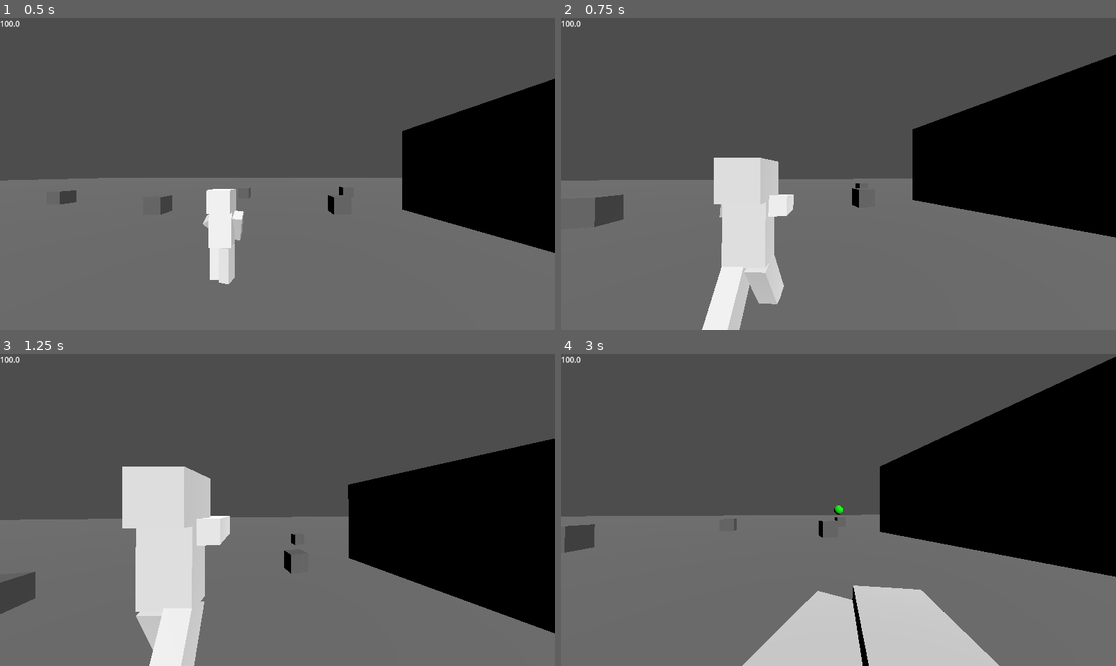
Above: before the commit, frames 1-4 (two rows, left to right).
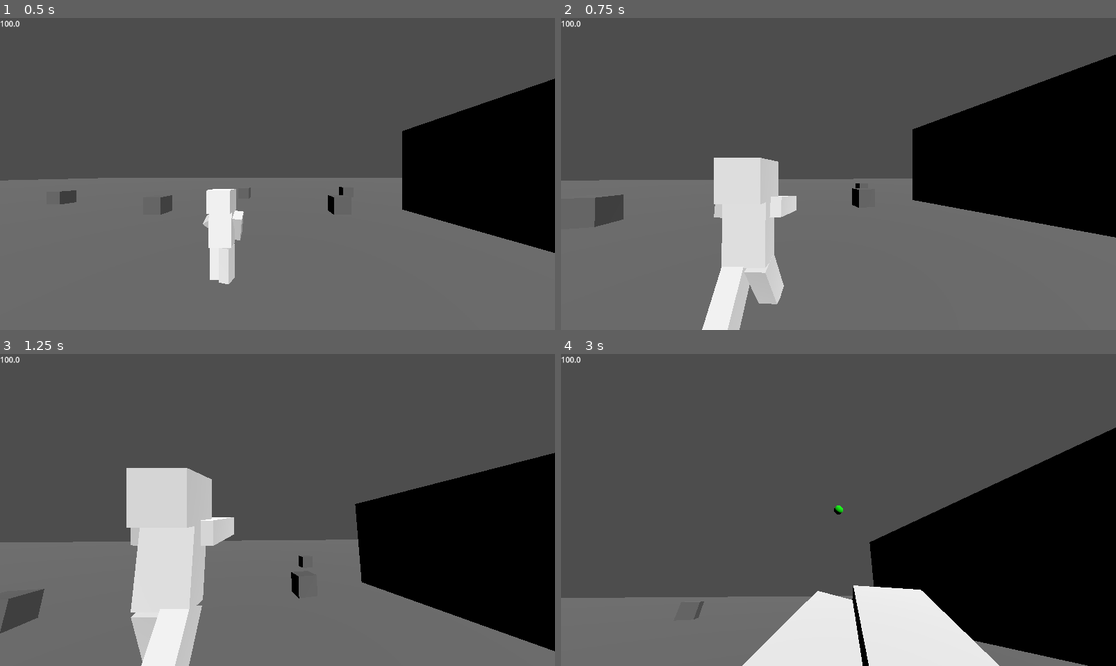
Above: after the commit, the same moments.

Repository: GustLSant/godot-game-componentes
Game: Godot game, scene res://Main.tscn
The game is run twice, just before and just after one commit, with the same random seed, the same clock (stepped at 60 frames per second) and the same inputs.
Inputs (mouse positions are in pixels of both pictures, inside the frame that each line leads up to):
- Up to frame 1 (0.5 s): no input
- Up to frame 2 (0.75 s): tap Enter at 0.5 s; move the mouse to (866, 174) at 0.52 s; hold D (MoveRight) from 0.53 s (still down); hold Right mouse button (Aim) from 0.53 s (still down)
- Up to frame 3 (1.25 s): keep holding D (MoveRight); keep holding Right mouse button (Aim); tap Space (Jump) at 0.77 s; click (305, 510) at 0.8 s
- Up to frame 4 (3 s): move the mouse to (810, 510) at 1.27 s; release D (MoveRight) at 1.28 s; release Right mouse button (Aim) at 1.28 s; hold S (MoveBackwards) 1.28-2.03 s; click (810, 510) at 1.35 s; tap Space (Jump) at 1.52 s; right-click (810, 510) at 1.55 s; move the mouse to (849, 503) at 2.02 s; hold Right mouse button (Aim) 2.03-2.78 s; hold D (MoveRight) from 2.03 s (still down); click (849, 503) at 2.3 s; move the mouse to (832, 516) at 2.77 s; tap V (ChangeCameraMode) at 2.85 s

Frame 1 is identical in both runs. In frame 2, 0.2% of the frame differs, in the area x 27-43%, y 56-65%; in frame 3, 10%; in frame 4, 42%, in the area x 0-100%, y 0-100%.

Commit message:
added recoil to TPS camera

Diff:
--- a/Components/TpsFpsPlayer/Player.tscn
+++ b/Components/TpsFpsPlayer/Player.tscn
@@ -58,6 +58,11 @@
 blend_shape_mode = 0
 shadow_mesh = SubResource("ArrayMesh_0c6xt")
 
+[sub_resource type="Curve" id="Curve_onxb3"]
+_data = [Vector2(0, 0), 0.0, 0.0, 0, 0, Vector2(0.8, 1), 0.0, 0.0, 0, 0, Vector2(1, 0), 0.0, 0.0, 0, 0]
+point_count = 3
+metadata/_snap_enabled = true
+
 [sub_resource type="AnimationNodeAdd2" id="AnimationNodeAdd2_2flhk"]
 filter_enabled = true
 filters = ["origin/Skeleton3D:arm.left", "origin/Skeleton3D:arm.right", "origin/Skeleton3D:shoulders"]
@@ -72,6 +77,9 @@
 
 [sub_resource type="AnimationNodeAnimation" id="AnimationNodeAnimation_3l7hy"]
 animation = &"Walking"
+
+[sub_resource type="AnimationNodeAnimation" id="AnimationNodeAnimation_3b5n1"]
+animation = &"ShotRecoil"
 
 [sub_resource type="AnimationNodeAnimation" id="AnimationNodeAnimation_s8ee0"]
 animation = &"Idle"
@@ -132,17 +140,24 @@
 
 [sub_resource type="AnimationNodeBlend2" id="AnimationNodeBlend2_dkwnh"]
 filter_enabled = true
-filters = ["origin/Skeleton3D:body", "origin/Skeleton3D:head", "origin/Skeleton3D:shoulders"]
+filters = ["origin/Skeleton3D:arm.left", "origin/Skeleton3D:arm.right", "origin/Skeleton3D:body", "origin/Skeleton3D:head", "origin/Skeleton3D:pivot_recoil", "origin/Skeleton3D:shoulders"]
 
 [sub_resource type="AnimationNodeBlend2" id="AnimationNodeBlend2_3b5n1"]
 
 [sub_resource type="AnimationNodeBlend2" id="AnimationNodeBlend2_1bcx0"]
 
+[sub_resource type="AnimationNodeOneShot" id="AnimationNodeOneShot_onxb3"]
+filter_enabled = true
+filters = ["origin/Skeleton3D:pivot_recoil"]
+
+[sub_resource type="AnimationNodeTimeScale" id="AnimationNodeTimeScale_0rf3i"]
+
 [sub_resource type="AnimationNodeTimeScale" id="AnimationNodeTimeScale_onxb3"]
 
 [sub_resource type="AnimationNodeTimeScale" id="AnimationNodeTimeScale_pfu5j"]
 
 [sub_resource type="AnimationNodeBlendTree" id="AnimationNodeBlendTree_178ah"]
+graph_offset = Vector2(-66.454, 1106.28)
 nodes/Add_Idle_Posture/node = SubResource("AnimationNodeAdd2_2flhk")
 nodes/Add_Idle_Posture/position = Vector2(-213.333, -133.333)
 nodes/Add_Walking_Posture/node = SubResource("AnimationNodeAdd2_vfvm5")
@@ -150,27 +165,33 @@
 nodes/Animation/node = SubResource("AnimationNodeAnimation_s8ee0")
 nodes/Animation/position = Vector2(-640, -266.667)
 "nodes/Animation 2/node" = SubResource("AnimationNodeAnimation_j32lk")
-"nodes/Animation 2/position" = Vector2(160, 666.667)
+"nodes/Animation 2/position" = Vector2(26.6667, 880)
 "nodes/Animation 3/node" = SubResource("AnimationNodeAnimation_dkwnh")
-"nodes/Animation 3/position" = Vector2(160, 453.333)
+"nodes/Animation 3/position" = Vector2(26.6667, 666.667)
 "nodes/Animation 4/node" = SubResource("AnimationNodeAnimation_3l7hy")
 "nodes/Animation 4/position" = Vector2(-693.333, 346.667)
+"nodes/Animation 5/node" = SubResource("AnimationNodeAnimation_3b5n1")
+"nodes/Animation 5/position" = Vector2(106.667, 1093.33)
 nodes/BlendPostures/node = SubResource("AnimationNodeBlendTree_cg3n5")
 nodes/BlendPostures/position = Vector2(-453.333, -53.3333)
 "nodes/BlendPostures 2/node" = SubResource("AnimationNodeBlendTree_0rf3i")
 "nodes/BlendPostures 2/position" = Vector2(-506.667, 586.667)
 nodes/Blend_Aiming/node = SubResource("AnimationNodeBlend2_dkwnh")
-nodes/Blend_Aiming/position = Vector2(693.333, 320)
+nodes/Blend_Aiming/position = Vector2(1040, 506.667)
 nodes/Blend_AimingAngles/node = SubResource("AnimationNodeBlend2_3b5n1")
-nodes/Blend_AimingAngles/position = Vector2(373.333, 480)
+nodes/Blend_AimingAngles/position = Vector2(240, 693.333)
 nodes/Blend_Idle_Walking/node = SubResource("AnimationNodeBlend2_1bcx0")
 nodes/Blend_Idle_Walking/position = Vector2(240, 53.3333)
+nodes/ShotRecoil/node = SubResource("AnimationNodeOneShot_onxb3")
+nodes/ShotRecoil/position = Vector2(613.333, 826.667)
+nodes/TS_ShotRecoil/node = SubResource("AnimationNodeTimeScale_0rf3i")
+nodes/TS_ShotRecoil/position = Vector2(320, 1040)
 nodes/TS_Walking/node = SubResource("AnimationNodeTimeScale_onxb3")
 nodes/TS_Walking/position = Vector2(-506.667, 346.667)
 nodes/TimeScale/node = SubResource("AnimationNodeTimeScale_pfu5j")
 nodes/TimeScale/position = Vector2(-453.333, -266.667)
-nodes/output/position = Vector2(1013.33, 400)
-node_connections = [&"Add_Idle_Posture", 0, &"TimeScale", &" …(154 unchanged characters)… nd_Idle_Walking", &"Blend_Aiming", 1, &"Blend_AimingAngles", &"Blend_AimingAngles", 0, &"Animation 3", &"Blend_AimingAngles", 1, &"Animation 2", &"Blend_Idle_Walking", 0, &"Add_Idle_Posture", &"Blend_Idle_Walking", 1, &"Add_Walking_Posture", &"TS_Walking", 0, &"Animation 4", &"TimeScale", 0, &"Animation", &"output", 0, &"Blend_Aiming"]
+nodes/output/position = Vector2(1306.67, 586.667)
+node_connections = [&"Add_Idle_Posture", 0, &"TimeScale", &" …(154 unchanged characters)… nd_Idle_Walking", &"Blend_Aiming", 1, &"ShotRecoil", &"Blend_AimingAngles", 0, &"Animation 3", &"Blend_AimingAngles", 1, &"Animation 2", &"Blend_Idle_Walking", 0, &"Add_Idle_Posture", &"Blend_Idle_Walking", 1, &"Add_Walking_Posture", &"ShotRecoil", 0, &"Blend_AimingAngles", &"ShotRecoil", 1, &"TS_ShotRecoil", &"TS_ShotRecoil", 0, &"Animation 5", &"TS_Walking", 0, &"Animation 4", &"TimeScale", 0, &"Animation", &"output", 0, &"Blend_Aiming"]
 
 [node name="Player" type="CharacterBody3D"]
 collision_layer = 8
@@ -285,6 +306,7 @@
 [node name="Body" type="Node3D" parent="."]
 script = ExtResource("4_lsk15")
 pathAnimTree = NodePath("PivotRotation/blockbench_export/AnimationTree")
+curveRecoil = SubResource("Curve_onxb3")
 metadata/_edit_lock_ = true
 
 [node name="PivotRefRot" type="Marker3D" parent="Body"]
@@ -296,8 +318,8 @@
 [node name="blockbench_export" parent="Body/PivotRotation" instance=ExtResource("6_br1xv")]
 
 [node name="Skeleton3D" parent="Body/PivotRotation/blockbench_export/origin" index="0"]
-bones/1/rotation = Quaternion(-0.0024171, 0, 0, 0.999997)
-bones/2/position = Vector3(0, 0.593609, 0)
+bones/1/rotation = Quaternion(-0.038237, 0, 0, 0.999269)
+bones/2/position = Vector3(0, 0.596463, 0)
 bones/2/rotation = Quaternion(0.300706, 0, 0, 0.953717)
 bones/4/position = Vector3(0.09375, -0.046875, -0.034375)
 bones/4/rotation = Quaternion(0, 0, 0.300706, 0.953717)
@@ -321,9 +343,13 @@
 "parameters/BlendPostures 2/Blend/blend_amount" = 0.0
 "parameters/BlendPostures 2/TimeScale/scale" = 1.0
 "parameters/BlendPostures 2/TimeScale 2/scale" = 1.0
-parameters/Blend_Aiming/blend_amount = 0
+parameters/Blend_Aiming/blend_amount = 0.0
 parameters/Blend_AimingAngles/blend_amount = 0.5
 parameters/Blend_Idle_Walking/blend_amount = 0.0
+parameters/ShotRecoil/active = false
+parameters/ShotRecoil/internal_active = false
+parameters/ShotRecoil/request = 0
+parameters/TS_ShotRecoil/scale = 15.0
 parameters/TS_Walking/scale = 1.0
 parameters/TimeScale/scale = 0.5
 
--- a/Components/TpsFpsPlayer/PlayerBody.gd
+++ b/Components/TpsFpsPlayer/PlayerBody.gd
@@ -6,6 +6,7 @@
 @onready var fpsCamera:FpsCamera = $'../FpsCamera'
 @onready var pivotRot:Marker3D = $PivotRotation
 @onready var pivotRefRot:Marker3D = $PivotRefRot
+@onready var skeleton:Skeleton3D = $PivotRotation/blockbench_export/origin/Skeleton3D
 
 @export var pathAnimTree:NodePath
 @onready var animTree:AnimationTree = get_node(pathAnimTree)
@@ -13,6 +14,13 @@
 const BLEND_TRANSITION_SPEED_FACTOR:float = 10.0
 var blendIdleToWalking:float = 0.0
 var blendAiming:float = 0.0
+
+# Recoil
+@export var curveRecoil:Curve
+@onready var pivotRecoilBoneIdx:int = skeleton.find_bone("pivot_recoil")
+const RECOIL_STRENGTH:float = 0.1
+var recoilCurveOffset:float = 0.0
+
 
 var delta:float = 0.01
 
@@ -24,7 +32,9 @@
 func _process(_delta:float)->void:
 	delta = _delta
 	handleRotation()
+	handleRecoilEffect()
 	handleAnimBlends()
+	if(Input.is_action_just_pressed('Shoot')): addRecoil()
 	pass
 
 
@@ -44,6 +54,24 @@
 	pass
 
 
+func handleRecoilEffect()->void:
+	const DECREASE_FACTOR:float = 12.0
+
+	var originalPos:Vector3 = skeleton.get_bone_pose_position(pivotRecoilBoneIdx)
+	#skeleton.set_bone_pose_position(
+		#pivotRecoilBoneIdx,
+		#Vector3(originalPos.x, curveRecoil.sample_baked(recoilCurveOffset) * RECOIL_STRENGTH, originalPos.z)
+	#)
+
+	recoilCurveOffset = lerp(recoilCurveOffset, 0.0, DECREASE_FACTOR*delta)
+	pass
+
+func addRecoil()->void:
+	recoilCurveOffset = 1.0
+	animTree.set("parameters/ShotRecoil/request", AnimationNodeOneShot.ONE_SHOT_REQUEST_FIRE)
+	pass
+
+
 func handleAnimBlends()->void:
 	blendIdleToWalking = lerp(
 		blendIdleToWalking,
--- a/Components/TpsFpsPlayer/TpsCamera.gd
+++ b/Components/TpsFpsPlayer/TpsCamera.gd
@@ -23,6 +23,9 @@
 var cameraSide:int = 1
 var cameraSideMultiplierFactor:float = 1.0 # faz a transição suave do lado da câmera
 
+# Recoil
+var realRecoilRotVector:Vector2 = Vector2.ZERO
+
 
 
 func _ready()->void:
@@ -39,6 +42,9 @@
 	handlePosDamping()
 	handleShakeEffect()
 	handleCameraTargetPositioning()
+	handleRecoilEffect()
+
+	if(Input.is_action_just_pressed("Shoot")): addRecoil(2.0)
 	return
 
 
@@ -112,6 +118,21 @@
 	pass
 
 
+func handleRecoilEffect()->void:
+	const DECREASE_FACTOR:float = 12.0
+
+	pivotRot.rotation_degrees.x += realRecoilRotVector.x
+	pivotRot.rotation_degrees.y += realRecoilRotVector.y
+	pivotRot.rotation_degrees.x = clamp(pivotRot.rotation_degrees.x, -CAMERA_X_RANGE, CAMERA_X_RANGE)
+	realRecoilRotVector = lerp(realRecoilRotVector, Vector2.ZERO, DECREASE_FACTOR*delta)
+	pass
+
+func addRecoil(_realRecoilStrength:float)->void:
+	realRecoilRotVector.x = _realRecoilStrength * randf_range(0.75, 1.0)
+	realRecoilRotVector.y = _realRecoilStrength * randf_range(0.25, 0.35) * [1, -1].pick_random()
+	pass
+
+
 func printOnLabel2(value)->void:
 	$"../Label2".text = str(value)
 	pass
Not shown: 1 places in Components/TpsFpsPlayer/Player.tscn that only renumber resources
Not shown, changed: Meshs/PlayerBody.gltf
Not shown, changed: BlockbenchProjects/PlayerBody.bbmodel
